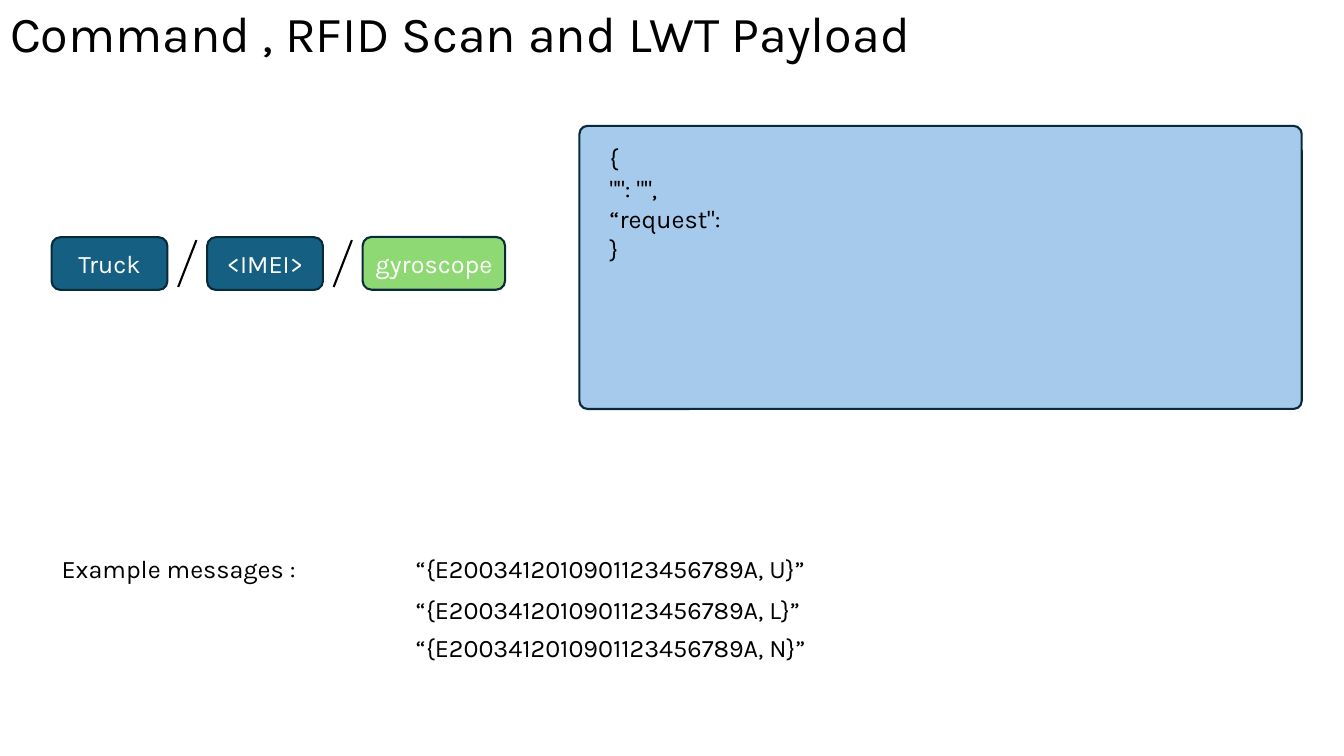
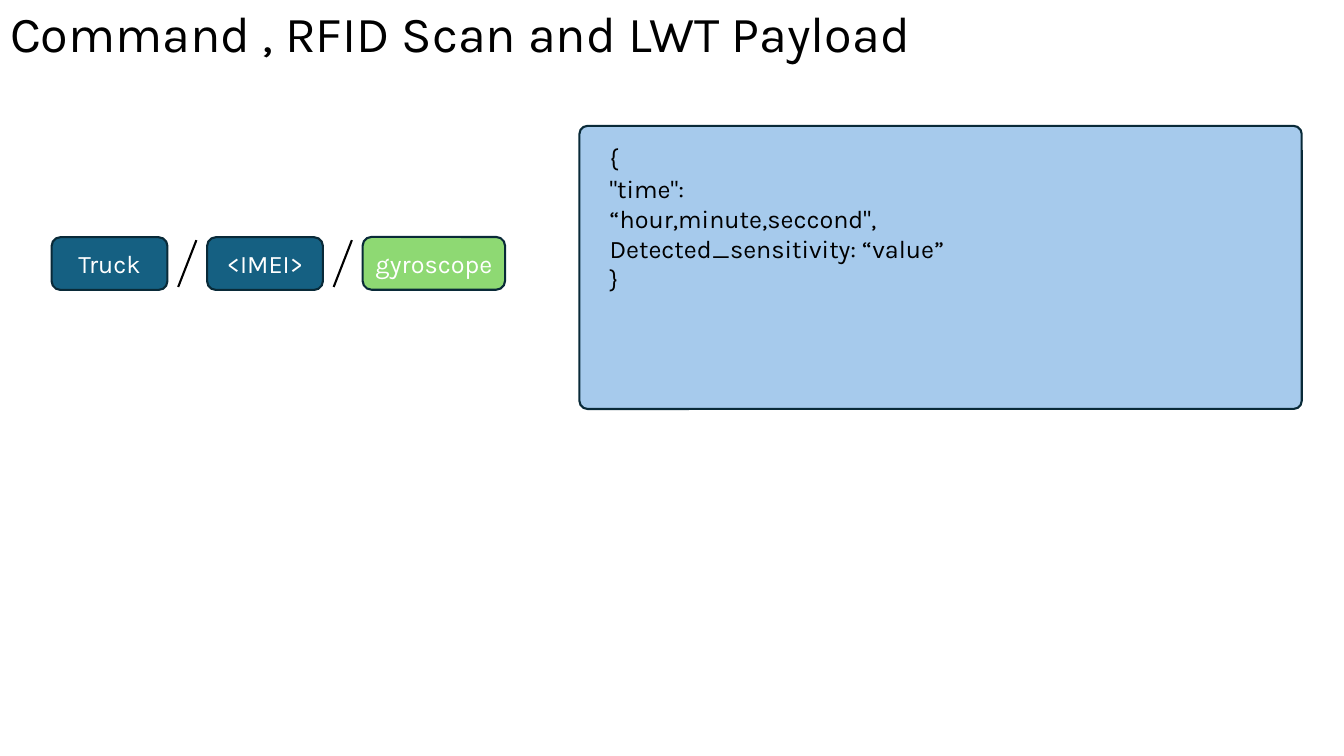
Before and after one commit to hamidrezaHemati/MQTT-AutoLock, a slide deck: slide 12 of Structure/Communication Workflow — MQTT Design & Architecture.pptx. Drawn at 1344x756 pixels with LibreOffice and Linux fonts; fonts in the diff are those of the drawing. Boxes give left, top, right and bottom in pixels: in the first picture for what was removed or moved away, otherwise in the second. Text is boxed around its words. In the diff, an @@ line names an element or a change of style, - is before the commit and + after.

```diff
--- a/Structure/Communication Workflow — MQTT Design & Architecture.pptx
+++ b/Structure/Communication Workflow — MQTT Design & Architecture.pptx
@@ text at (x1=610, y1=180, x2=944, y2=264): text changed @@
-"": "",
-“request":
+"time": “hour,minute,seccond",
+Detected_sensitivity: “value”
@@ text removed at (x1=62, y1=560, x2=284, y2=584) @@
-Example messages :
@@ text removed at (x1=416, y1=559, x2=804, y2=582) @@
-“{E2003412010901123456789A, U}”
@@ text removed at (x1=416, y1=600, x2=800, y2=623) @@
-“{E2003412010901123456789A, L}”
@@ text removed at (x1=416, y1=638, x2=805, y2=661) @@
-“{E2003412010901123456789A, N}”
```
Also in this commit, not shown: 2 other slides changed, 1 slide added.
